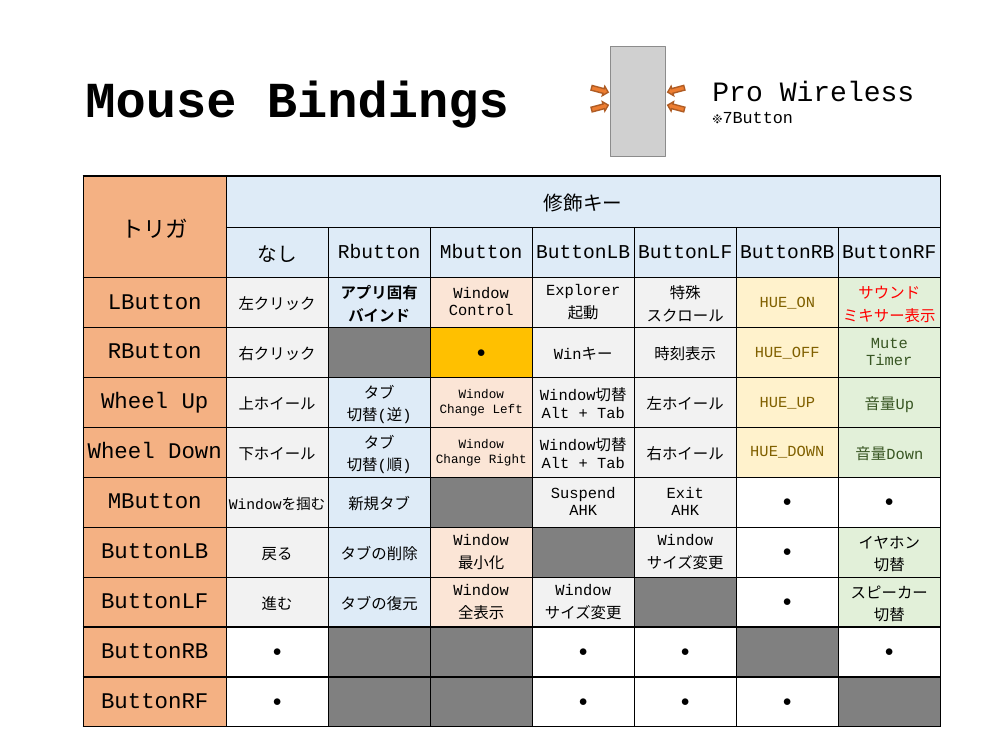
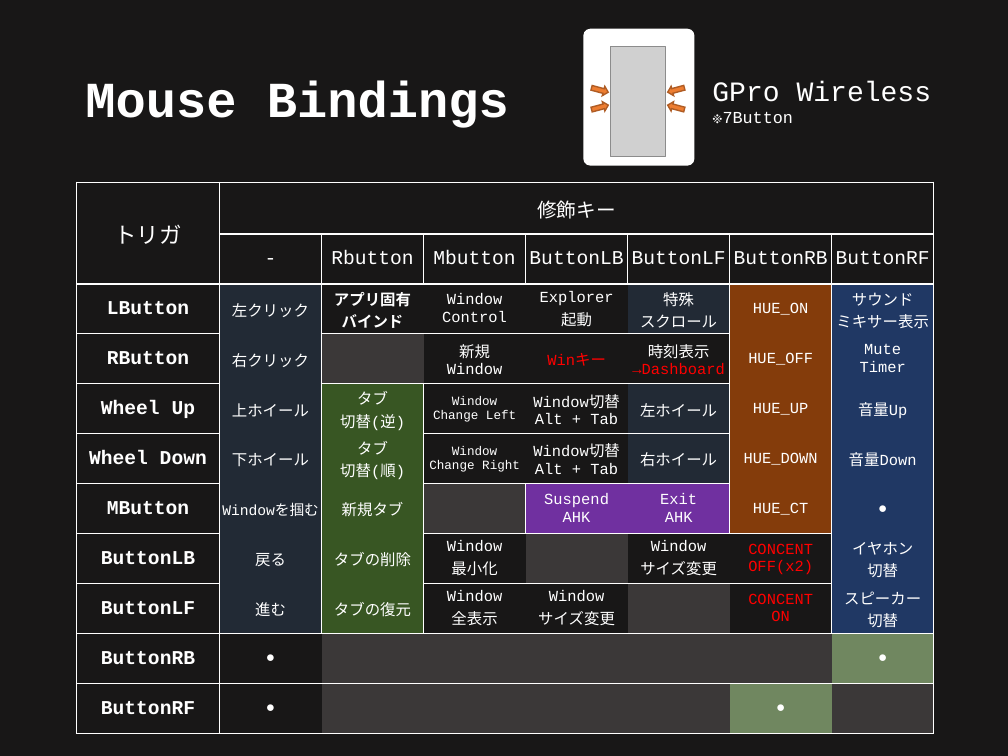
Before and after one commit to ittooo66/myAHK, a slide deck: slide 11 of MANUAL.pptx. Drawn at 1008x756 pixels with LibreOffice and Linux fonts; fonts in the diff are those of the drawing; grey boxes stand for pictures. Boxes give left, top, right and bottom in pixels: in the first picture for what was removed or moved away, otherwise in the second. Text is boxed around its words. In the diff, an @@ line names an element or a change of style, - is before the commit and + after.

```diff
--- a/MANUAL.pptx
+++ b/MANUAL.pptx
@@ background #FFFFFF to #181717 @@
@@ rounded rectangle added at box(584, 29, 695, 166), fill #FFFFFF, 18 pt, text #FFFFFF @@
+xxxxxxx
@@ title "Mouse Bindings" at box(85, 81, 509, 128): text colour #000000 to #FFFFFF @@
@@ text at box(712, 81, 932, 102): text changed; text colour #000000 to #FFFFFF @@
-Pro Wireless
+GPro Wireless
@@ text at box(723, 112, 794, 123): text colour #000000 to #FFFFFF in "※7Button" @@
@@ table at box(77, 182, 932, 734) @@
-row 2, column 2: なし
+row 2, column 2: -
-row 4, column 4: ●
+row 4, column 4: 新規 / Window
-row 4, column 6: 時刻表示
+row 4, column 6: 時刻表示 / →Dashboard
-row 7, column 7: ●
+row 7, column 7: HUE_CT
-row 8, column 7: ●
+row 8, column 7: CONCENT / OFF(x2)
-row 9, column 7: ●
+row 9, column 7: CONCENT / ON
-row 10, column 5: ●
+row 10, column 5: 
-row 10, column 6: ●
+row 10, column 6: 
-row 11, column 5: ●
+row 11, column 5: 
-row 11, column 6: ●
+row 11, column 6: 
@@ fill #F4B183 to none in 10 cells @@
@@ fill #DEEBF7 to none in 9 cells @@
@@ fill #F2F2F2 to #222A35 in 10 cells @@
@@ fill #FBE5D6 to none in 5 cells @@
@@ fill #F2F2F2 to none in 7 cells @@
@@ fill #FFF2CC to #843C0B in 4 cells @@
@@ fill #E2F0D9 to #203864 in 6 cells @@
@@ fill #808080 to #3B3838 in 10 cells @@
@@ fill #FFC000 to none in row 4, column 4 @@
@@ fill #DEEBF7 to #385723 in 5 cells @@
@@ fill #F2F2F2 to #7030A0 in 2 cells @@
@@ fill none to #843C0B in row 7, column 7 @@
@@ fill none to #203864 in row 7, column 8 @@
@@ fill none to #3B3838 in 4 cells @@
@@ fill none to #708760 in 2 cells @@
@@ text colour #000000 to #FFFFFF in "トリガ", "修飾キー", "Rbutton", "Mbutton" and 65 more places @@
@@ size 16 to 14 pt, bold on in "LButton", "RButton", "Wheel Up", "Wheel Down" and 5 more places @@
@@ text colour #806000 to #FFFFFF in "HUE_ON", "HUE_OFF", "HUE_UP", "HUE_DOWN" @@
@@ text colour #FF0000 to #FFFFFF in "サウンド", "ミキサー表示" @@
@@ text colour #000000 to #FF0000 in "Winキー" @@
@@ text colour #385723 to #FFFFFF in "Mute", "Timer", "音量Up", "音量Down" @@
@@ borders changed @@
@@ table: place and size @@
-table at box(84, 176, 939, 728)
+table at box(77, 182, 932, 734)
```
Also in this commit, not shown: 11 other slides changed.
